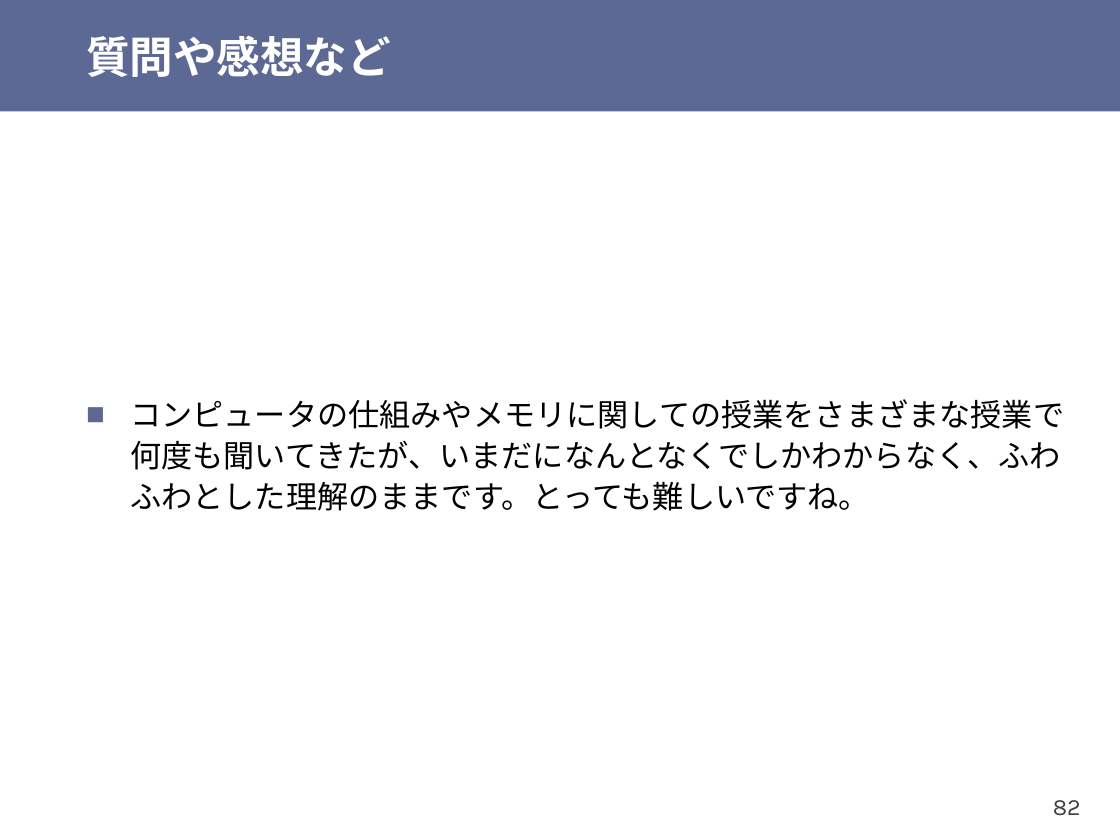
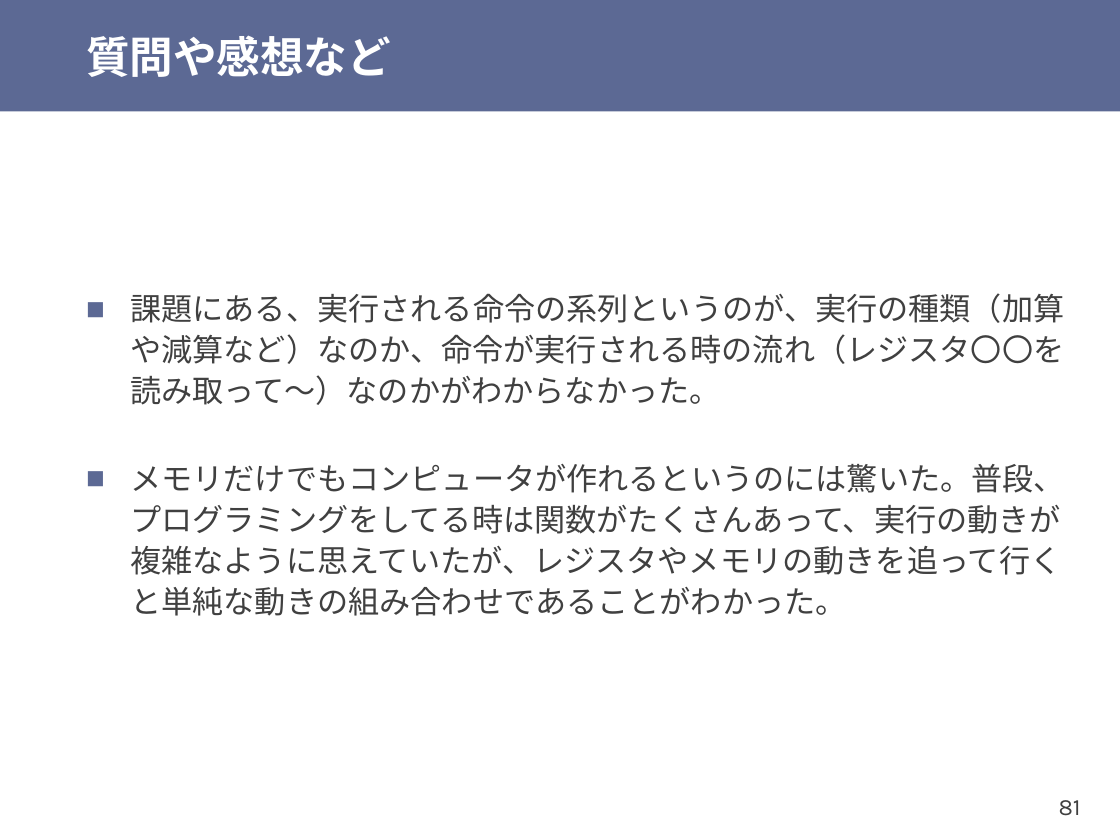
Before and after one commit to shioyadan/otya-computer-architecture-i, a slide deck: slide 81 of cai-shioya-03.pptx (slide 82 before the commit). Drawn at 1120x840 pixels with LibreOffice and Linux fonts; fonts in the diff are those of the drawing. Boxes give left, top, right and bottom in pixels: in the first picture for what was removed or moved away, otherwise in the second. Text is boxed around its words. In the diff, an @@ line names an element or a change of style, - is before the commit and + after.

```diff
--- a/cai-shioya-03.pptx
+++ b/cai-shioya-03.pptx
@@ text at (x1=130, y1=293, x2=1065, y2=616): text changed; font Noto Sans CJK JP to Karla; text colour #000000 to #404040 @@
-■ コンピュータの仕組みやメモリに関しての授業をさまざまな授業で何度も聞いてきたが、いまだになんとなくでしかわからなく、ふわふわとした理解のままです。とっても難しいですね。
+■ 課題にある、実行される命令の系列というのが、実行の種類（加算や減算など）なのか、命令が実行される時の流れ（レジスタ〇〇を読み取って〜）なのかがわからなかった。
+■ メモリだけでもコンピュータが作れるというのには驚いた。普段、プログラミングをしてる時は関数がたくさんあって、実行の動きが複雑なように思えていたが、レジスタやメモリの動きを追って行くと単純な動きの組み合わせであることがわかった。
@@ page number at (x1=1059, y1=800, x2=1081, y2=816): text changed @@
-82
+81
```
Also in this commit, not shown: 26 other slides changed, 5 slides added, 3 slides removed, 1 other file.
